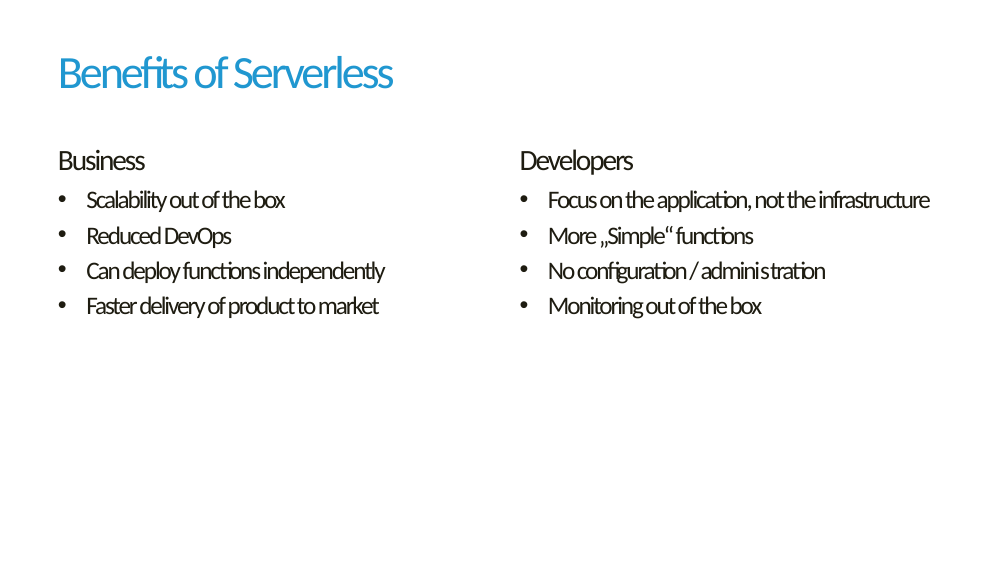
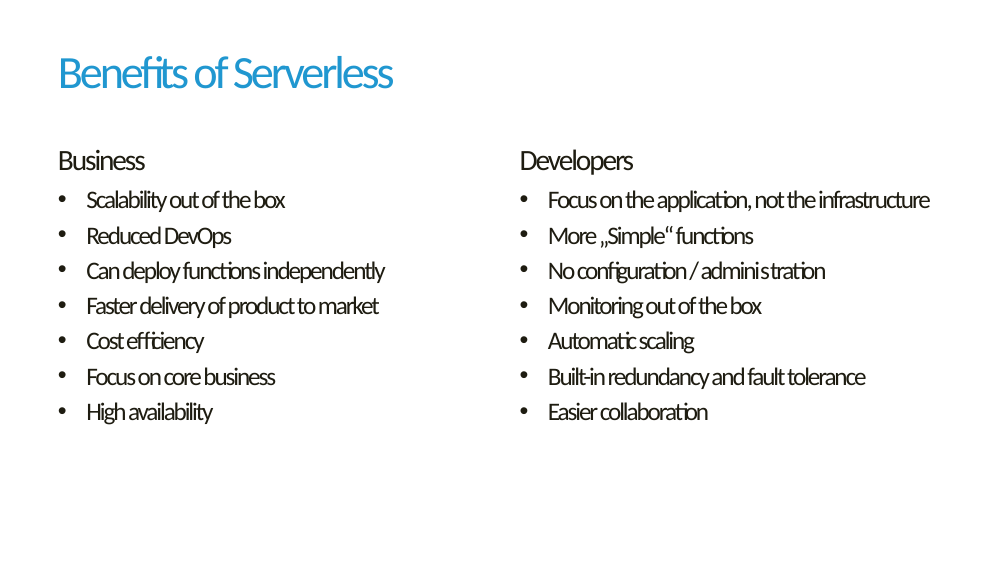
Before and after one commit to havit/CloudApplicationsDevelopment, a slide deck: slide 4 of Lab7-Serverless/Serverless-computing.pptx. Drawn at 1008x567 pixels with LibreOffice and Linux fonts; fonts in the diff are those of the drawing; background and template pictures are left out. Boxes give left, top, right and bottom in pixels: in the first picture for what was removed or moved away, otherwise in the second. Text is boxed around its words. In the diff, an @@ line names an element or a change of style, - is before the commit and + after.

Commit message:
Lab 7 - Serverless update

```diff
--- a/Lab7-Serverless/Serverless-computing.pptx
+++ b/Lab7-Serverless/Serverless-computing.pptx
@@ text at <box>86,331,276,425</box>: paragraphs added @@
+• Cost efficiency
+• Focus on core business
+• High availability
@@ text at <box>548,331,867,420</box>: paragraphs added @@
+• Automatic scaling
+• Built-in redundancy and fault tolerance
+• Easier collaboration
```
Also in this commit, not shown: 8 other slides changed, 11 other files.
